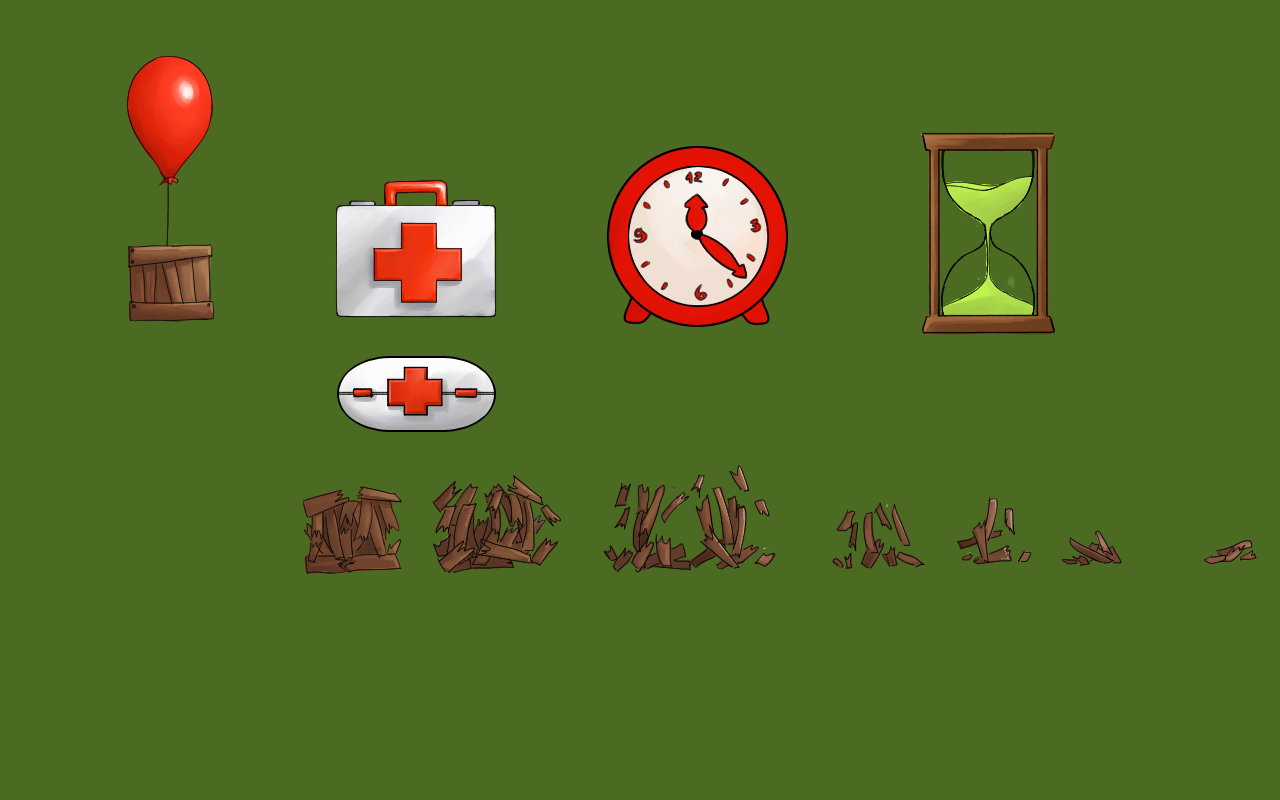
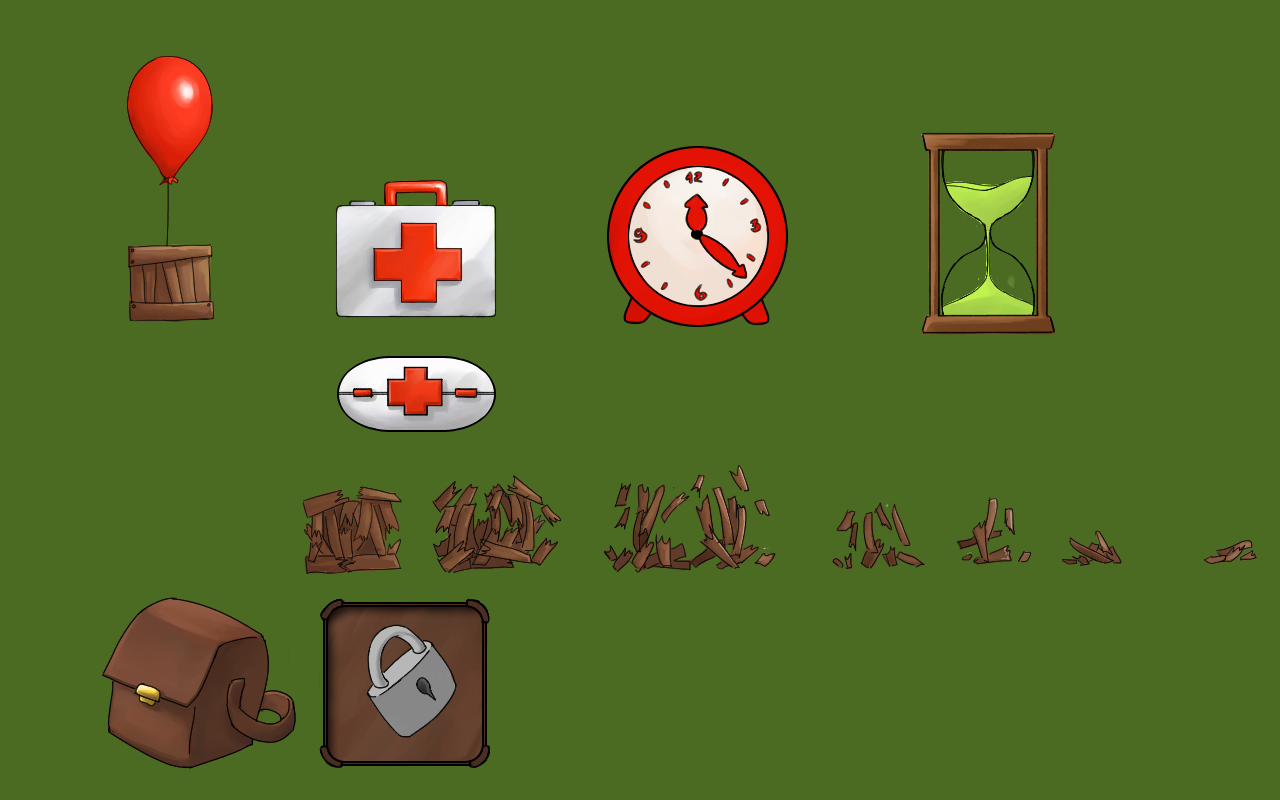
Before/after of a 1280×800 layered artwork. What changed in the layer stack:
added group "Bag Slot" with 5 layers above "Bag" over 287, 598, 490, 768
added layer "Forme 1 copie" in group "Bag Slot" over 319, 598, 490, 768
added layer "bordure color" in group "Bag Slot" over 320, 599, 489, 768
added layer "Cadena lines" in group "Bag Slot" over 366, 623, 457, 738
added layer "Cadena Color" in group "Bag Slot" over 336, 624, 456, 764
added layer "Plan 11" in group "Bag Slot" over 287, 602, 486, 767
added group "Bag" with 3 layers above "Plan 4" over 102, 597, 296, 769
added layer "Lines" (1st of 3, in "Bag") in group "Bag" over 102, 597, 296, 769
added layer "Plan 6" in group "Bag" over 135, 684, 160, 707
added layer "Plan 5" in group "Bag" over 102, 597, 296, 769
